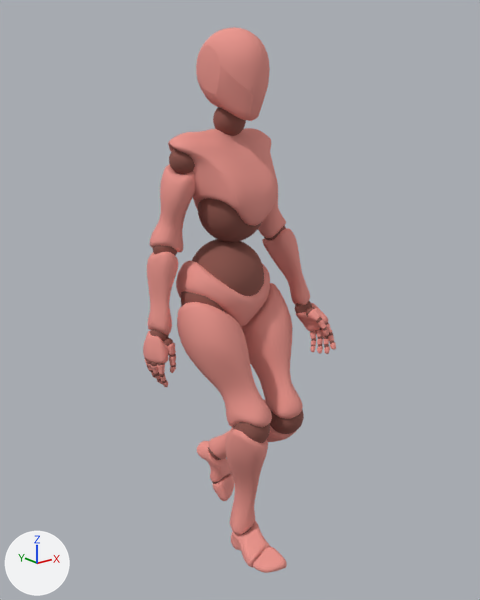
The glTF model woman.glb, before and after one commit.
One viewpoint serves both versions: a 50 mm lens placed at (-1.303, -1.717, 1.568), pointed at (0.024, -0.059, 0.905). Arrows for +X, +Y and +Z are at lower left; the lights stay in place. Both versions are drawn at frame 23 of the action 'Walk'; the numbers are the values there. Vertices at the same position are counted once.

Objects in the first picture: 'Beta_Joints', 'Beta_Surface'.
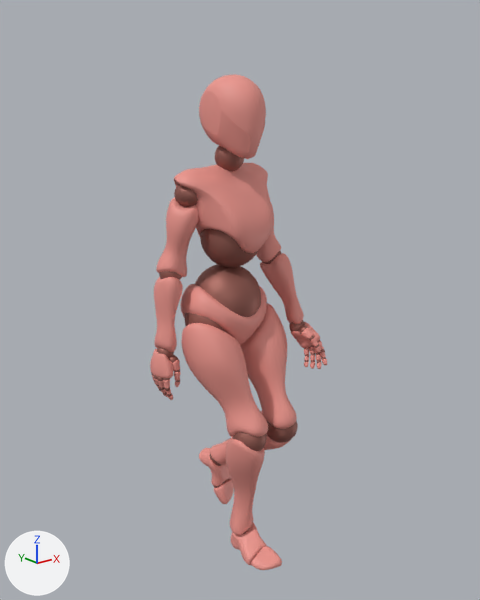
Pixel boxes (x1, y1, x2, y2) of what changed, in the pictures (480 x 600 px):
'Beta_Surface', turned, rescaled
    before: (143, 27, 336, 573)
    after: (150, 74, 327, 570)
'Beta_Joints', turned, rescaled
    before: (144, 107, 334, 534)
    after: (151, 146, 326, 535)

Edits to the bpy script that builds the scene:
```text
Change me_beta_joints:
    where me_beta_joints.from_pydata(...)  # 10514 vertices, 20840 faces; spans x -29.0..29.0, y 0.0..154.0, z -18.0..28.0
    used by ob_beta_joints; location = (0.0, 0.0, 0.0); rotation_euler = (1.571, 0.0, 0.0), in degrees (90, 0, 0); scale = (0.01, 0.01, 0.01)
    me_beta_joints part 1: the whole mesh is turned 90 degrees about the x axis through the mesh origin and scaled by 0.00927
Change me_beta_surface:
    where me_beta_surface.from_pydata(...)  # 14232 vertices, 28272 faces; spans x -29.0..28.0, y 0.0..175.0, z -23.0..33.0
    used by ob_beta_surface; location = (0.0, 0.0, 0.0); rotation_euler = (1.571, 0.0, 0.0), in degrees (90, 0, 0); scale = (0.01, 0.01, 0.01)
    me_beta_surface part 2: the whole mesh is turned 90 degrees about the x axis through the mesh origin and scaled by 0.00927
Change ob_beta_joints:
    ob_beta_joints.rotation_euler: (1.571, 0.0, 0.0) -> (0.0, 0.0, 0.0)  # degrees (90, 0, 0) -> degrees (0, 0, 0)
    ob_beta_joints.scale: (0.01, 0.01, 0.01) -> (1.0, 1.0, 1.0)
Change ob_beta_surface:
    ob_beta_surface.rotation_euler: (1.571, 0.0, 0.0) -> (0.0, 0.0, 0.0)  # degrees (90, 0, 0) -> degrees (0, 0, 0)
    ob_beta_surface.scale: (0.01, 0.01, 0.01) -> (1.0, 1.0, 1.0)
```
